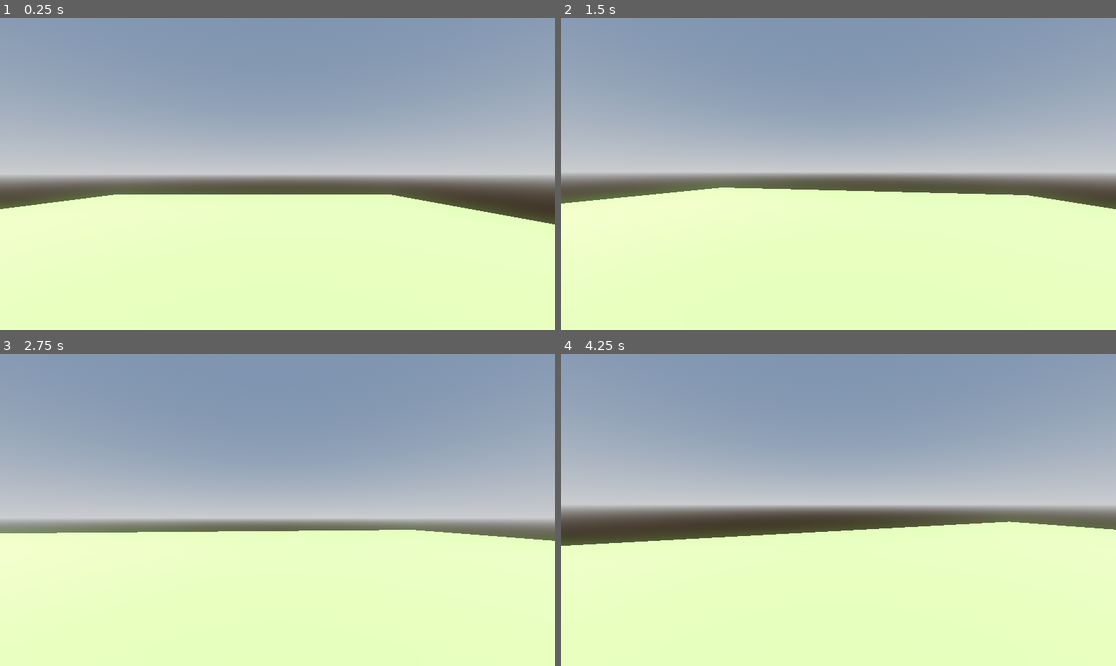
Above: before the commit, frames 1-4 (two rows, left to right).
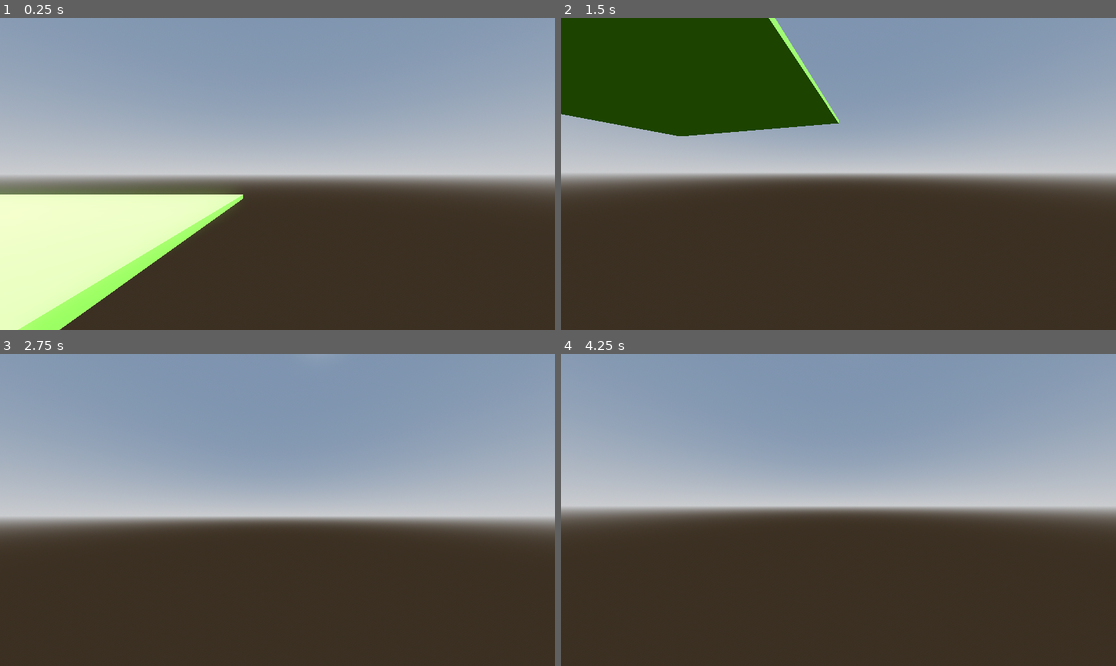
Above: after the commit, the same moments.

Repository: BlobberLikesDucks/RepositoryA
Game: Godot game, scene res://main.tscn
The game is run twice, just before and just after one commit, with the same random seed, the same clock (stepped at 60 frames per second) and the same inputs.
Inputs (mouse positions are in pixels of both pictures, inside the frame that each line leads up to):
- Up to frame 1 (0.25 s): no input
- Up to frame 2 (1.5 s): move the mouse to (866, 174) at 0.52 s; hold W (Forward) from 0.53 s (still down); tap Middle mouse button (Dash) at 0.6 s; tap Space (Jump) at 0.77 s; move the mouse to (810, 174) at 1.27 s; tap Shift (Sprint) at 1.35 s
- Up to frame 3 (2.75 s): keep holding W (Forward); tap Space (Jump) at 1.52 s; move the mouse to (288, 503) at 2.02 s; tap Middle mouse button (Dash) at 2.1 s
- Up to frame 4 (4.25 s): keep holding W (Forward); move the mouse to (832, 516) at 2.77 s; tap Shift (Sprint) at 2.85 s; tap Space (Jump) at 3.02, 3.77 s; move the mouse to (877, 513) at 3.52 s; tap Middle mouse button (Dash) at 3.6 s

The runs differ from the first frame. In frame 1, 33% of the frame differs, in the area x 0-100%, y 54-100%; in frame 2, 61%, in the area x 0-100%, y 0-100%; in frame 3, 47%; in frame 4, 44%.

Commit message:
Update main.tscn

Diff:
--- a/main.tscn
+++ b/main.tscn
@@ -42,5 +42,5 @@
 [node name="CollisionShape3D" type="CollisionShape3D" parent="Ground"]
 shape = SubResource("BoxShape3D_0xm2m")
 
-[node name="Player" parent="Ground" instance=ExtResource("1_ig7tw")]
-transform = Transform3D(1, 0, 0, 0, 1, 0, 0, 0, 1, 3.045393, 3.1924324, 7.044847)
+[node name="Player" parent="." instance=ExtResource("1_ig7tw")]
+transform = Transform3D(1, 0, 0, 0, 1, 0, 0, 0, 1, 21.778345, 3.1924324, 7.044847)
